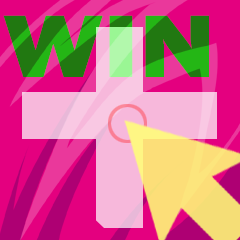
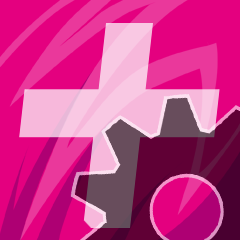
The second 240×240 image is a revision of the first. Changes to its layers:
removed group "Gui WinForm" (3 layers) (was 87%) over (3, 15, 240, 240)
removed layer "WIN" (was color) from group "Gui WinForm" over (3, 15, 209, 77)
removed layer "レイヤー 6" (1st of 3, in "Gui WinForm") from group "Gui WinForm" over (124, 119, 240, 240)
removed layer "レイヤー 7" (1st of 3, in "Gui WinForm") (was 37%) from group "Gui WinForm" over (108, 104, 147, 143)
showed group "Logic" (1 layers), moved it above "Jit" over (70, 93, 240, 240)
painted on "t mark" over (19, 23, 220, 228)
